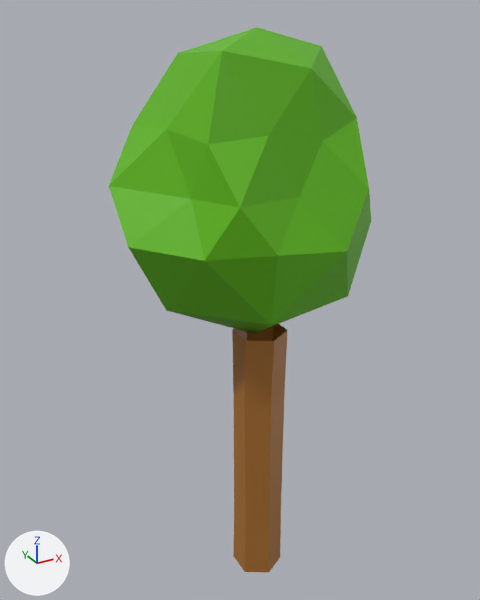
The FBX model Assets/Scenes/Enviroment/Models FBX/Tree_model_1.fbx: old version first, new version second.
Camera for both pictures: a 50 mm lens placed at (-1.69, -2.85, 2.95), pointed at (-0.02, 0.2, 1.43). Arrows for +X, +Y and +Z are at lower left; the lights stay in place. Where no turn or scale is listed for an object, it has been applied to the vertices.

The older version as bpy lines, for what is in view:
```python
me_cylinder = bpy.data.meshes.new('Cylinder')
me_cylinder.from_pydata(...)  # 66 vertices, 98 faces; spans x -0.71..0.72, y -0.48..0.7, z -0.38..2.83
# faces by material slot: [80, 18]
me_cylinder.materials.append(mat_green)  # green #60b90c
me_cylinder.materials.append(mat_brown)  # brown #aa6f2d
# before: 35 (0.0, 0.06, 1.22) at pixel (253, 333), 61 (-0.15, 0.5, 1.54), 62 (-0.51, 0.09, 1.47) at pixel (166, 310), 63 (0.43, 0.39, 1.44), 64 (0.43, -0.22, 1.47) at pixel (348, 296)
# before: 65 (-0.15, -0.36, 1.49) at pixel (271, 324)
ob_cylinder = bpy.data.objects.new('Cylinder', me_cylinder)
ob_cylinder.location = (0.002, 0.0, 0.044)
```
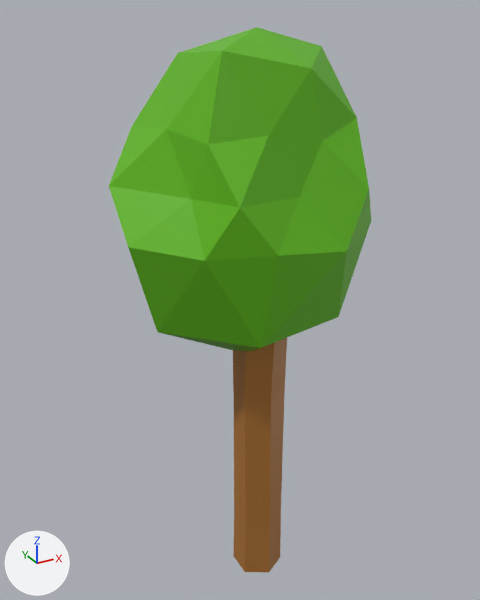
Where the change shows, as pixel boxes [x1, y1, x2, y2] in the pictures (480 x 600 px; the box of a moved part takes in the faces that stretch with it):
'Cylinder', reshaped, shading changed
    both: [109, 27, 371, 572]
part 1 of me_cylinder, moved or reshaped
    before: [128, 222, 371, 333]
    after: [128, 222, 371, 351]
part 2 of me_cylinder, shading changed
    both: [109, 27, 371, 572]

Patch to the scene script:
```diff
--- a/Assets/Scenes/Enviroment/Models FBX/Tree_model_1.fbx.py
+++ b/Assets/Scenes/Enviroment/Models FBX/Tree_model_1.fbx.py
@@ me_cylinder @@
 me_cylinder.from_pydata(...)  # 66 vertices, 98 faces; spans x -0.71..0.72, y -0.48..0.7, z -0.38..2.83
 # used by ob_cylinder; location = (0.002, 0.0, 0.044)
+# me_cylinder part 1
+for i in [35, *range(61, 66)]: me_cylinder.vertices[i].co += Vector((-0.06, 0.0, -0.11))
+# me_cylinder part 2: edges marked sharp go from 142 to 141
 me_cylinder.materials.append(mat_green)
```
